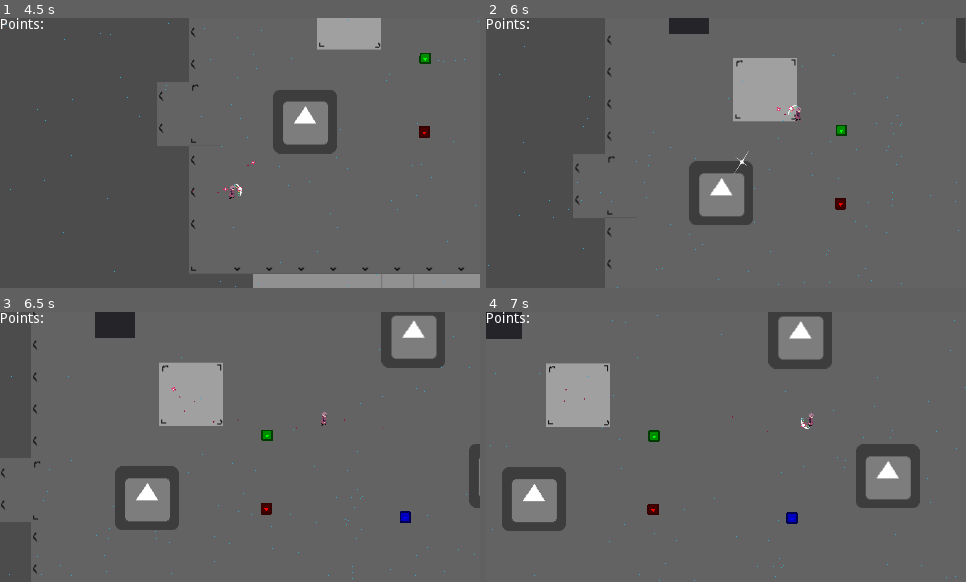
Above: before the commit, frames 1-4 (two rows, left to right).
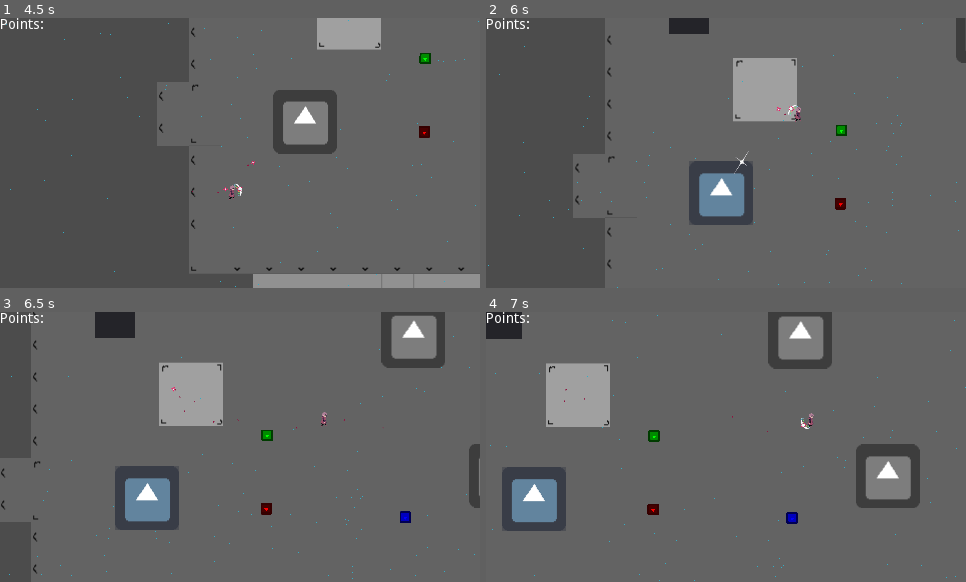
Above: after the commit, the same moments.

Repository: Struckdown/AGJ2020
Game: Godot game, scene res://Scenes/World.tscn
Same seed, same stepped clock (60 frames per second), same inputs: the game is played once before the commit and once after it. The engine's default icon, where the game draws it, is replaced by a stand-in: a white triangle on a blue panel in a dark square. Sound files missing from this copy of the repository are replaced by a short silence.
Inputs (mouse positions are in pixels of both pictures, inside the frame that each line leads up to):
- Up to frame 1 (4.5 s): tap Enter at 0.5, 2 s; move the mouse to (216, 207) at 0.52 s; press the mouse at (216, 207) at 0.53 s; hold W (up) 0.53-2.03 s; tap Space at 1.25 s; move the mouse to (384, 193) at 1.27 s; release the mouse at (384, 193) at 1.28 s; click (384, 193) at 1.35 s; move the mouse to (96, 112) at 2.02 s; press the mouse at (96, 112) at 2.03 s; hold A (left) 2.03-3.53 s; move the mouse to (264, 153) at 2.77 s; release the mouse at (264, 153) at 2.78 s; click (264, 153) at 2.85 s; move the mouse to (168, 85) at 3.52 s; press the mouse at (168, 85) at 3.53 s; hold S (down) 3.53-4.28 s; move the mouse to (345, 139) at 4.27 s; release the mouse at (345, 139) at 4.28 s; hold D (right) from 4.28 s (still down); click (345, 139) at 4.35 s
- Up to frame 2 (6 s): move the mouse to (630, 166) at 5.02 s; release D (right) at 5.03 s; press the mouse at (630, 166) at 5.03 s; hold W (up) 5.03-5.78 s; move the mouse to (774, 93) at 5.77 s; release the mouse at (774, 93) at 5.78 s; hold D (right) from 5.78 s (still down); click (774, 93) at 5.85 s
- Up to frame 3 (6.5 s): keep holding D (right)
- Up to frame 4 (7 s): keep holding D (right); move the mouse to (702, 501) at 6.52 s; press the mouse at (702, 501) at 6.53 s

Frame 1 is identical in both runs. In frame 2, 1.3% of the frame differs, in the area x 44-54%, y 57-74%; in frame 3, 1.3%; in frame 4, 1.3%, in the area x 5-15%, y 61-78%.

Commit message:
Fixed colors not painting things, tweened world color transition

Diff:
--- a/src/Scenes/LevelManager.tscn
+++ b/src/Scenes/LevelManager.tscn
@@ -6,3 +6,5 @@
 "levelManager",
 ]]
 script = ExtResource( 1 )
+
+[node name="Tween" type="Tween" parent="."]
--- a/src/Scripts/Character.gd
+++ b/src/Scripts/Character.gd
@@ -11,7 +11,7 @@
 export (PackedScene) var projectile
 
 export(String, "NONE", "RED", "GREEN", "BLUE") var weaponColors
-var colorEquipped
+var colorEquipped = "RED"
 var colorNone = Color(0, 0, 0)
 var colorRed = Color(255, 0, 0)
 var colorGreen = Color(0, 255, 0)
--- a/src/Scripts/ColorProjectile.gd
+++ b/src/Scripts/ColorProjectile.gd
@@ -19,7 +19,7 @@
 		$Timer.start()
 
 func updateColor(newColor):
-	print("Updated color")
+	color = newColor
 	match newColor:
 		"RED":
 			$Sprite.texture = load("res://Art/flowerShot.png")
--- a/src/Scripts/LevelManager.gd
+++ b/src/Scripts/LevelManager.gd
@@ -1,5 +1,7 @@
 extends Node
 
+var colorFraction = 0
+var previousColorFrac = 0
 var objectsColored = 0
 export(int) var partsBetweenUpdates = 5
 export(int) var totalAmountOfUpdates = 3
@@ -32,5 +34,8 @@
 		var _error = get_tree().change_scene("res://Scenes/VictoryLevel.tscn")
 
 func updateTilemap():
-	var colorFraction = min(1, float(objectsColored) / float(totalAmountOfUpdates*partsBetweenUpdates))
-	tileMap.material.set_shader_param("ColorLevel", colorFraction)
+	previousColorFrac = colorFraction
+	colorFraction = min(1, float(objectsColored) / float(totalAmountOfUpdates*partsBetweenUpdates))
+	# Intpolate color slowly
+	$Tween.interpolate_property(tileMap.get_material(), "shader_param/ColorLevel", previousColorFrac, colorFraction, 3, Tween.TRANS_LINEAR, Tween.EASE_IN_OUT, 0)
+	$Tween.start()
